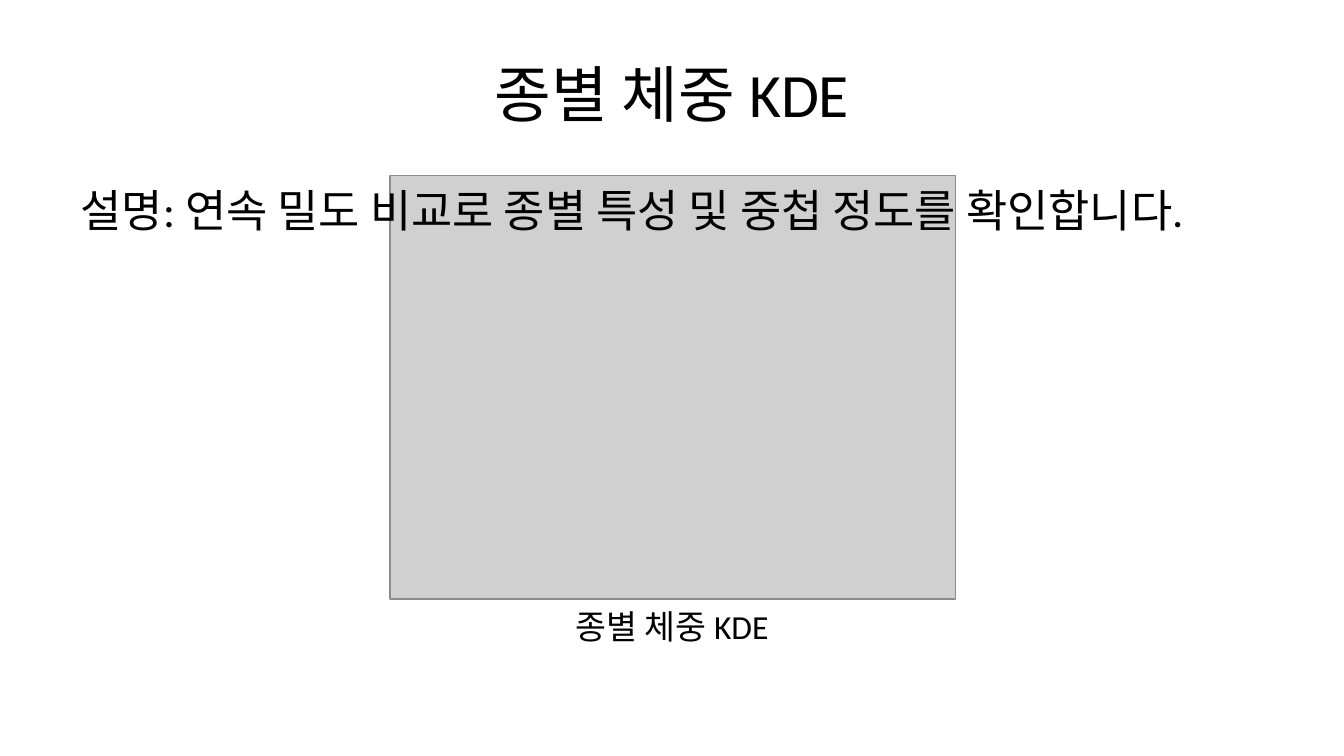
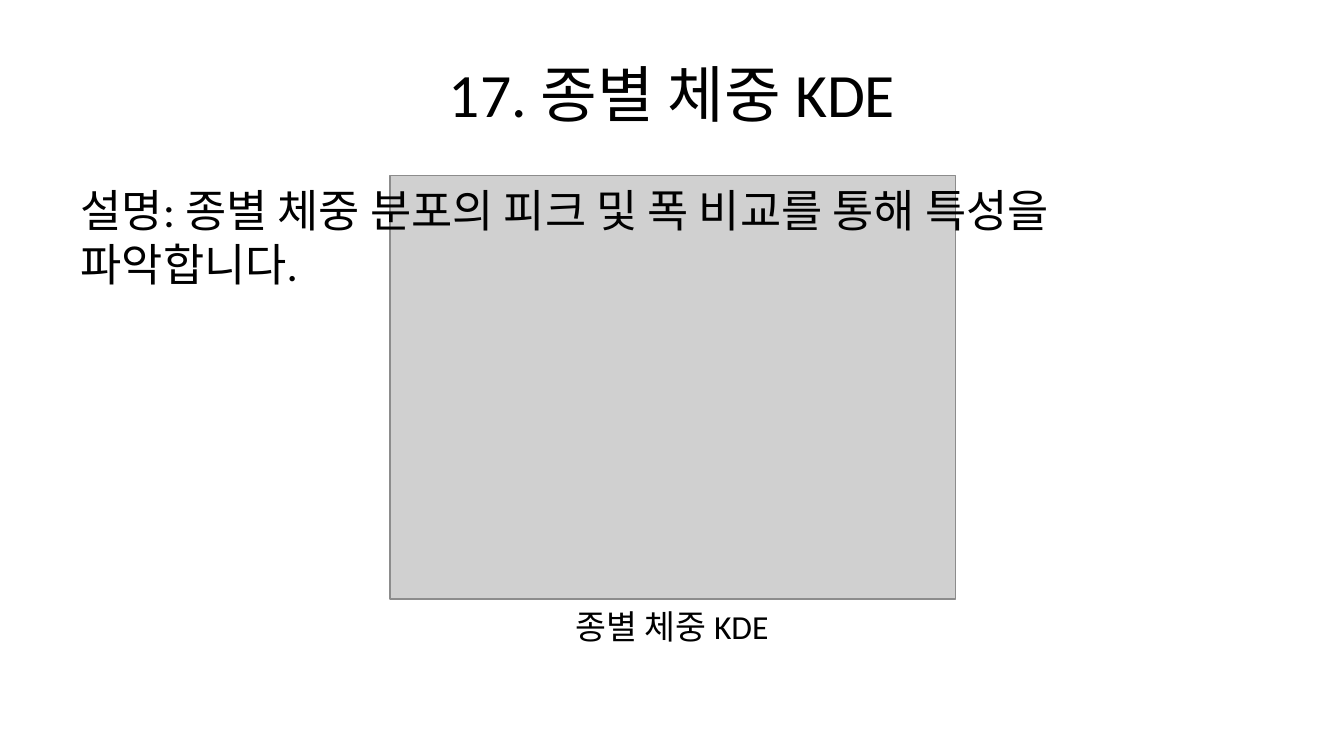
Before and after one commit to urbanrube/ICB_slide, a slide deck: slide 20 of output/slides.pptx. Drawn at 1344x756 pixels with LibreOffice and Linux fonts; fonts in the diff are those of the drawing; grey boxes stand for pictures. Boxes give left, top, right and bottom in pixels: in the first picture for what was removed or moved away, otherwise in the second. Text is boxed around its words. In the diff, an @@ line names an element or a change of style, - is before the commit and + after.

```diff
--- a/output/slides.pptx
+++ b/output/slides.pptx
@@ title at (449, 66, 895, 122): text changed @@
-종별 체중 KDE
+17. 종별 체중 KDE
@@ text at (81, 182, 1049, 285): text changed @@
-설명: 연속 밀도 비교로 종별 특성 및 중첩 정도를 확인합니다.
+설명: 종별 체중 분포의 피크 및 폭 비교를 통해 특성을 파악합니다.
```
Also in this commit, not shown: 22 other slides changed, 3 slides added.
